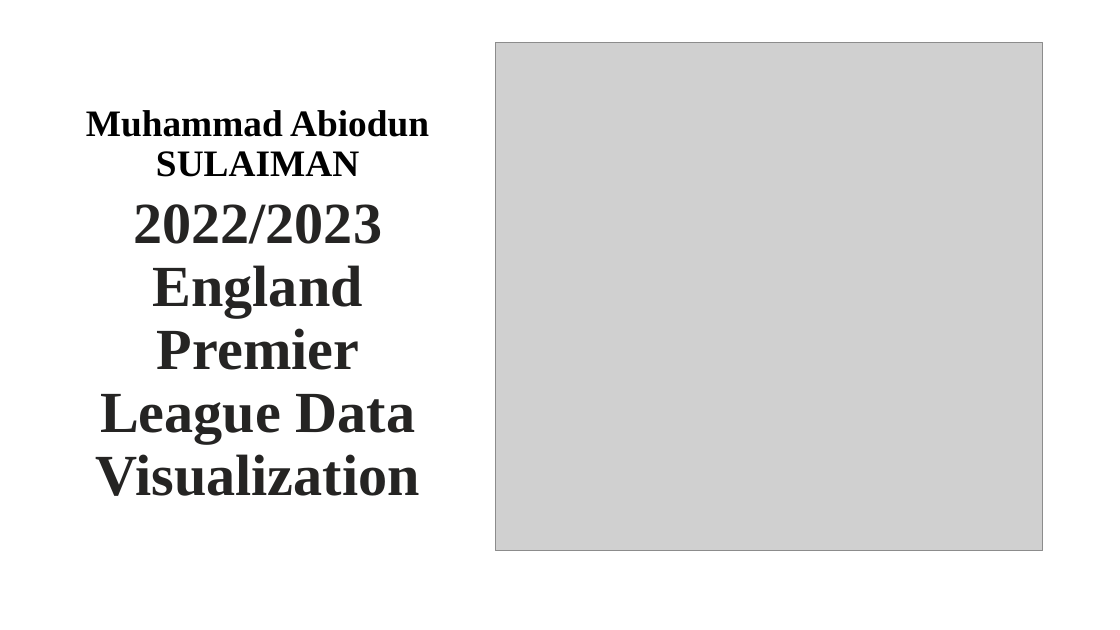
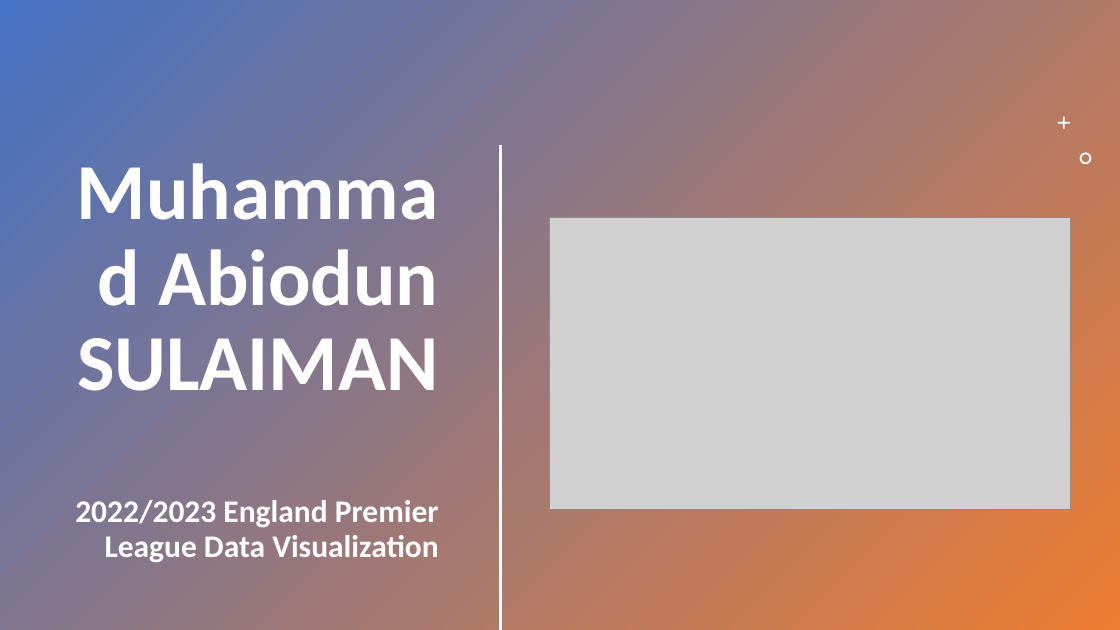
Before and after one commit to Behordeun/Scrapping-Data-from-FlashScore, a slide deck: slide 1 of England Premier League 2022_2023 Season.pptx. Drawn at 1120x630 pixels with LibreOffice and Linux fonts; fonts in the diff are those of the drawing; grey boxes stand for pictures. Boxes give left, top, right and bottom in pixels: in the first picture for what was removed or moved away, otherwise in the second. Text is boxed around its words. In the diff, an @@ line names an element or a change of style, - is before the commit and + after.

```diff
--- a/England Premier League 2022_2023 Season.pptx
+++ b/England Premier League 2022_2023 Season.pptx
@@ rectangle added at bbox=[0, 0, 1120, 630], fill gradient #4472C4 to #ED7D31 @@
@@ freeform shape added at bbox=[1058, 117, 1070, 129], fill #FFFFFF @@
@@ title "Muhammad Abiodun SULAIMAN": place and size @@
-title "Muhammad Abiodun SULAIMAN" at bbox=[86, 110, 429, 177]
+title "Muhammad Abiodun SULAIMAN" at bbox=[77, 249, 438, 391]
@@ title "Muhammad Abiodun SULAIMAN" at bbox=[77, 249, 438, 391]: size 32 to 68 pt, font Times New Roman to Calibri, text colour #000000 to #FFFFFF; alignment centre to right; vertical alignment bottom to top @@
@@ line added from (501, 146) to (501, 629), #FFFFFF 2 pt @@
@@ freeform shape added at bbox=[1080, 152, 1091, 164], fill #FFFFFF @@
@@ picture: place and size @@
-picture at bbox=[496, 42, 1044, 551]
+picture at bbox=[550, 218, 1070, 509]
@@ text "2022/2023 England Premier League Data ...": place and size @@
-text "2022/2023 England Premier League Data ..." at bbox=[95, 204, 419, 496]
+text "2022/2023 England Premier League Data ..." at bbox=[75, 500, 439, 563]
@@ text "2022/2023 England Premier League Data ..." at bbox=[75, 500, 439, 563]: size 50 to 27 pt, font Times New Roman to Calibri, text colour #252423 to #FFFFFF; alignment centre to right @@
```
Also in this commit, not shown: 6 other slides changed, 2 other files.
